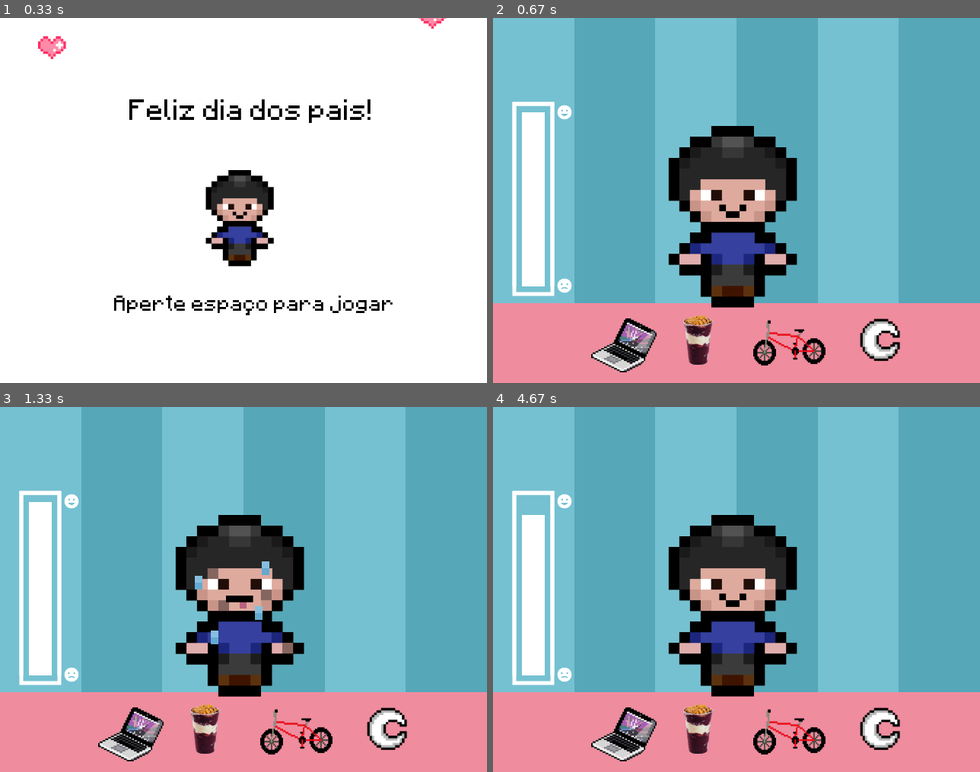
Above: before the commit, frames 1-4 (two rows, left to right).
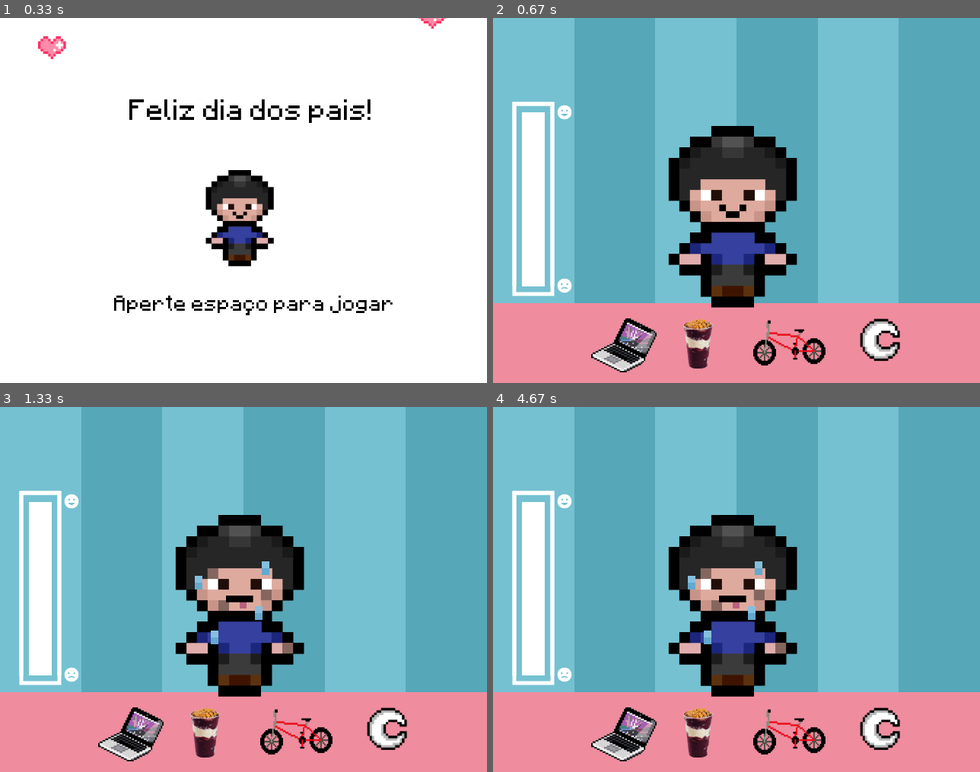
Above: after the commit, the same moments.

Repository: laumelos/Pygame
Game: pygame game, started from index.py
Same seed, same stepped clock (60 frames per second), same inputs: the game is played once before the commit and once after it.
Inputs (mouse positions are in pixels of both pictures, inside the frame that each line leads up to):
- Up to frame 1 (0.33 s): no input
- Up to frame 2 (0.67 s): tap Space at 0.33 s
- Up to frame 3 (1.33 s): click (297, 731) at 0.72 s
- Up to frame 4 (4.67 s): no input

Frame 1 is identical in both runs. In frame 2, 0.4% of the frame differs, in the area x 39-46%, y 81-97%; in frame 3, 0.4%; in frame 4, 1.4%, in the area x 5-63%, y 26-97%.

Commit message:
background music

Diff:
--- a/index.py
+++ b/index.py
@@ -54,8 +54,9 @@
 clicksound = mixer.Sound('sounds/clicksound.wav')
 gameoversound = mixer.Sound('sounds/gameoversound.wav')
 typingsound = mixer.Sound('sounds/typingsound.wav')
+bikesound = mixer.Sound('sounds/bikesound.wav')
 #music
-mixer.music.load('sounds/backgroundmusic.wav')
+mixer.music.load('sounds/MadonnaHoliday.wav')
 mixer.music.play(-1)
 
 #TELA
@@ -95,7 +96,7 @@
 
 #button morango
 morango_img = pygame.image.load ("images/morango.png").convert_alpha()
-morango_img = button(250, 390, morango_img)
+morango_img = button(250, 395, morango_img)
 
 #button lua
 lua_img = pygame.image.load("images/lua.png").convert_alpha()
@@ -175,7 +176,7 @@
 
         #button images
         tela.blit(water,(120, 390))
-        tela.blit(morango,(250, 390))
+        tela.blit(morango,(250, 395))
         tela.blit(bike,(342,390))
         tela.blit(lua,(470, 390))
 
@@ -286,10 +287,10 @@
             #images
             tela.blit(skinsuada,(231,142))
             #sounds
-            # catscreamsound.play()
-            #wait
-            pygame.display.update()
-            time.sleep(2)
+            bikesound.play()
+            #wait
+            pygame.display.update()
+            time.sleep(4)
             #-5 felicidade
             happybar = happybar + 5
 
Not shown, added: sounds/MadonnaHoliday.wav
Not shown, added: sounds/bikesound.wav
